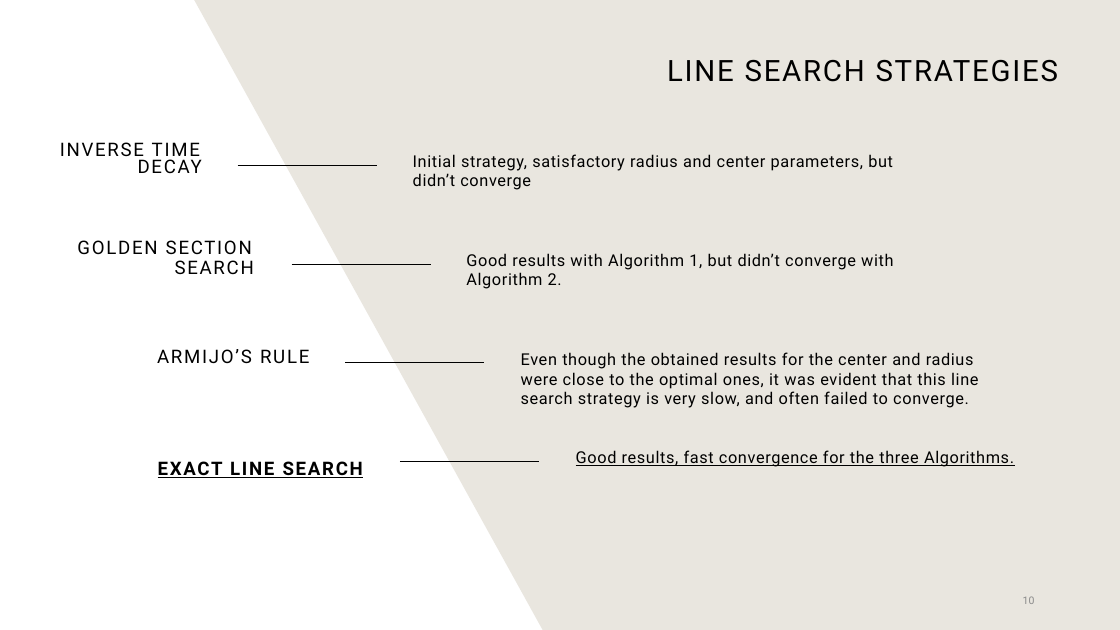
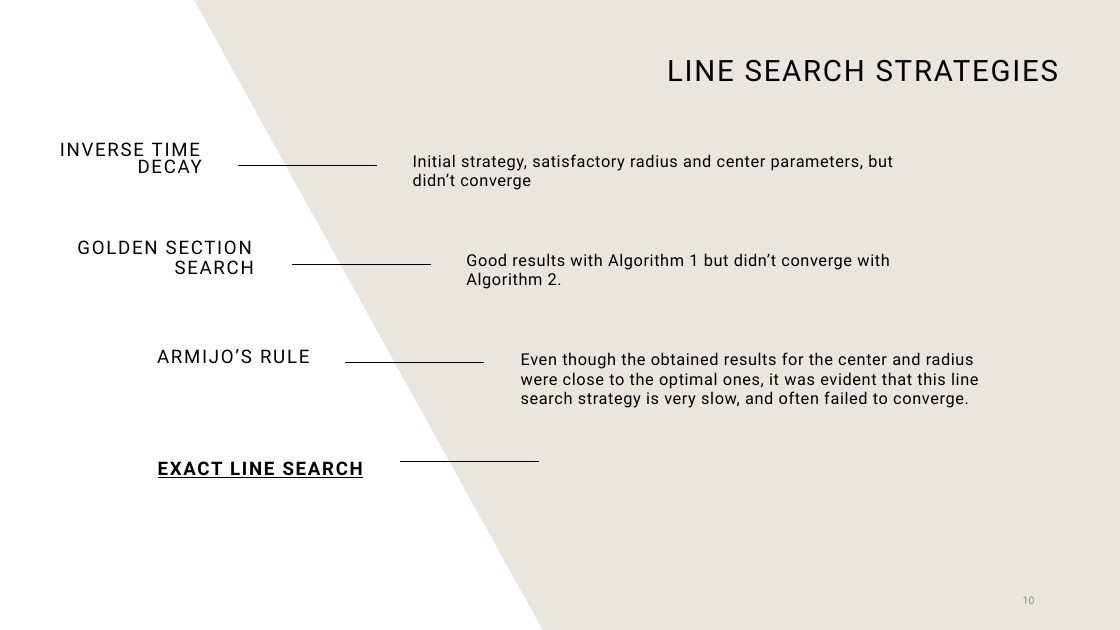
Before and after one commit to suleymanerim1/MEB_FrankWolfe_Optimization, a slide deck: slide 10 of Theory/Minimum Enclosing Ball for FW.pptx. Drawn at 1120x630 pixels with LibreOffice and Linux fonts; fonts in the diff are those of the drawing; grey boxes stand for pictures. Boxes give left, top, right and bottom in pixels: in the first picture for what was removed or moved away, otherwise in the second. Text is boxed around its words. In the diff, an @@ line names an element or a change of style, - is before the commit and + after.

```diff
--- a/Theory/Minimum Enclosing Ball for FW.pptx
+++ b/Theory/Minimum Enclosing Ball for FW.pptx
@@ text at (466, 253, 889, 289): text changed @@
-Good results with Algorithm 1, but didn’t converge with Algorithm 2.
+Good results with Algorithm 1 but didn’t converge with Algorithm 2.
@@ text removed at (576, 450, 1014, 467) @@
-Good results, fast convergence for the three Algorithms.
```
Also in this commit, not shown: 4 other slides changed.
